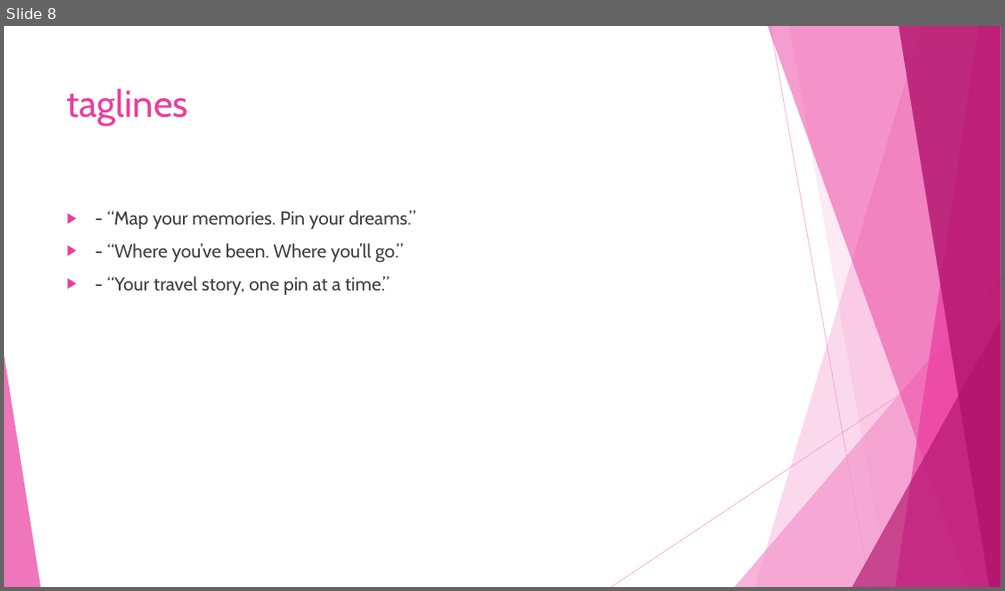
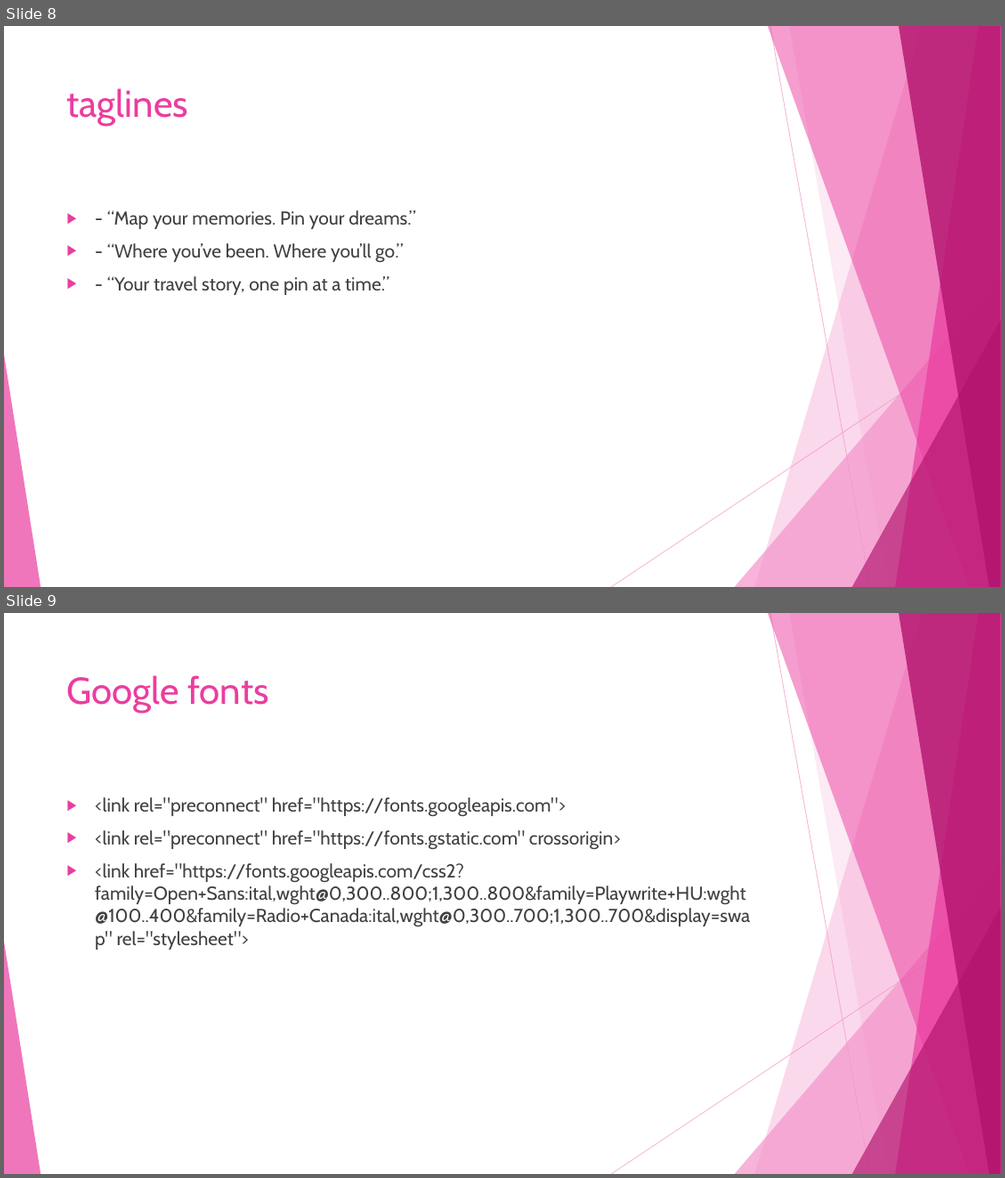
Before and after one commit to AshKatLuck/Markd, a slide deck: Markd.pptx. Shown one above the other, each under a label of ours: slide 8 before the commit, slides 8 and 9 after it. The pictures are 1005x591 and 1005x1178 pixels, drawn with LibreOffice and Linux fonts; fonts in the diff are those of the drawing. Boxes give left, top, right and bottom in pixels: in the first picture for what was removed or moved away, otherwise in the second. Text is boxed around its words. In the diff, an @@ line names an element or a change of style, - is before the commit and + after.

```diff
--- a/Markd.pptx
+++ b/Markd.pptx
@@ slide 9 added at [4,613,1001,1174], background #FFFFFF; not listed: 10 template elements that a slide beside it also shows @@
@@ title added at [67,675,268,713], 36 pt, text #EB3D9F @@
+Google fonts
@@ text added at [95,797,750,949], 18 pt, text #404040 @@
+▶ <link rel="preconnect" href="https://fonts.googleapis.com">
+▶ <link rel="preconnect" href="https://fonts.gstatic.com" crossorigin>
+▶ <link href="https://fonts.googleapis.com/css2?family=Open+Sans:ital,wght@0,300..800;1,300..800&family=Playwrite+HU:wght@100..400&family=Radio+Canada:ital,wght@0,300..700;1,300..700&display=swap" rel="stylesheet">
```
Also in this commit, not shown: 1 other slide added, 17 other files.
